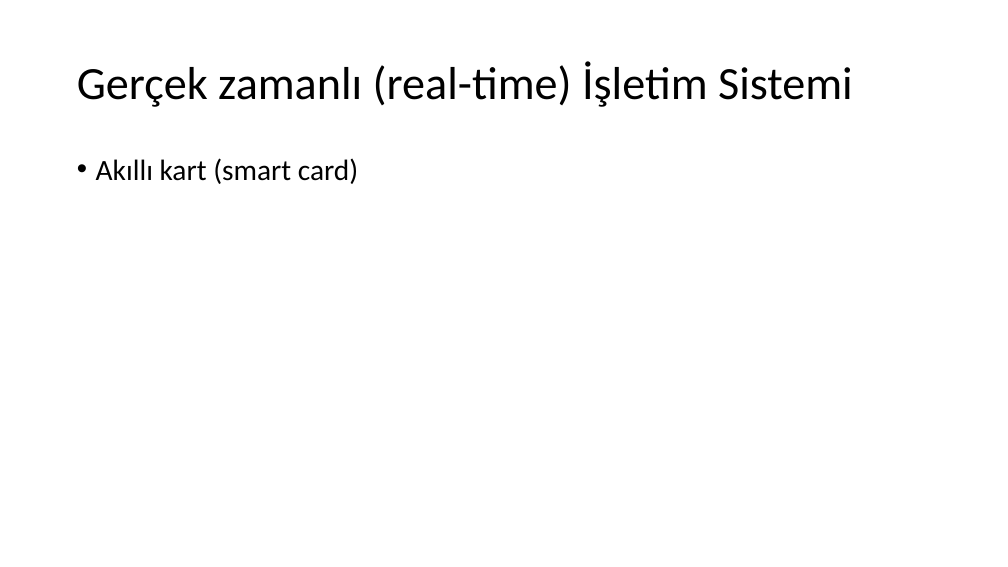
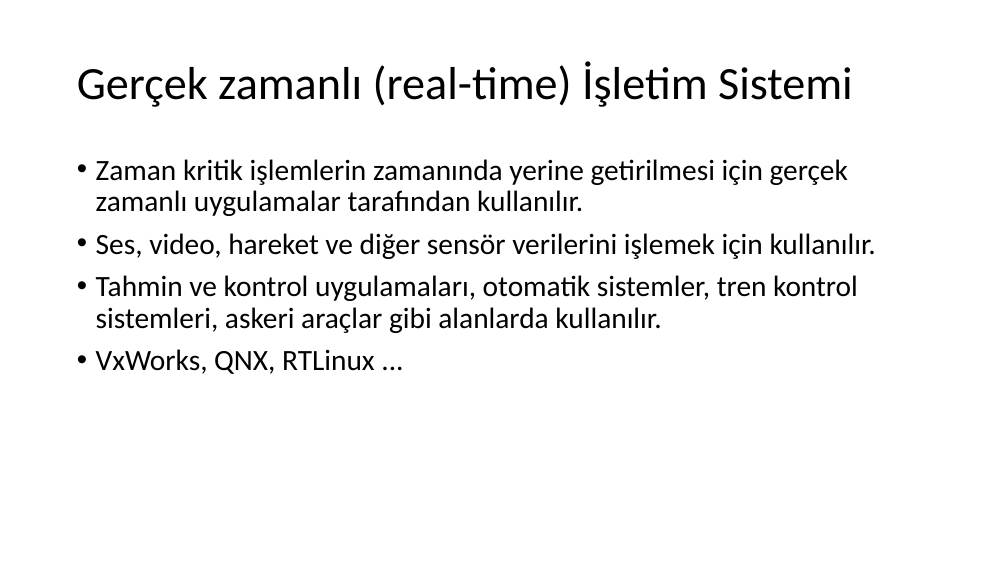
Before and after one commit to sercankulcu/sercankulcu.github.io, a slide deck: slide 55 of assets/teaching/os/1_Bolum_1_Giris.pptx (slide 54 before the commit). Drawn at 1008x567 pixels with LibreOffice and Linux fonts; fonts in the diff are those of the drawing. Boxes give left, top, right and bottom in pixels: in the first picture for what was removed or moved away, otherwise in the second. Text is boxed around its words. In the diff, an @@ line names an element or a change of style, - is before the commit and + after.

```diff
--- a/assets/teaching/os/1_Bolum_1_Giris.pptx
+++ b/assets/teaching/os/1_Bolum_1_Giris.pptx
@@ text at (x1=96, y1=159, x2=876, y2=374): text changed @@
-• Akıllı kart (smart card)
+• Zaman kritik işlemlerin zamanında yerine getirilmesi için gerçek zamanlı uygulamalar tarafından kullanılır.
+• Ses, video, hareket ve diğer sensör verilerini işlemek için kullanılır.
+• Tahmin ve kontrol uygulamaları, otomatik sistemler, tren kontrol sistemleri, askeri araçlar gibi alanlarda kullanılır.
+• VxWorks, QNX, RTLinux ...
```
Also in this commit, not shown: 6 other slides changed, 3 slides added, 3 other files.
